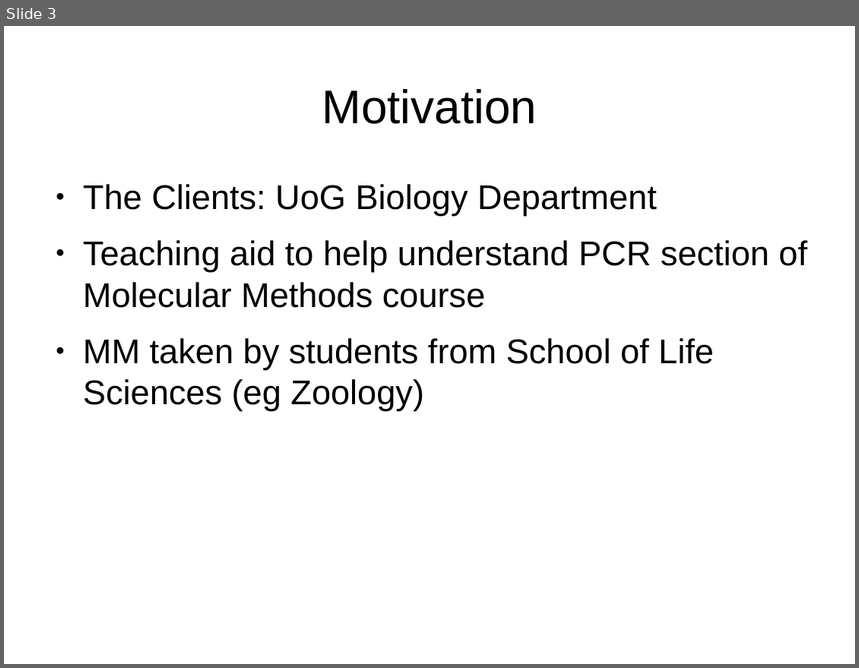
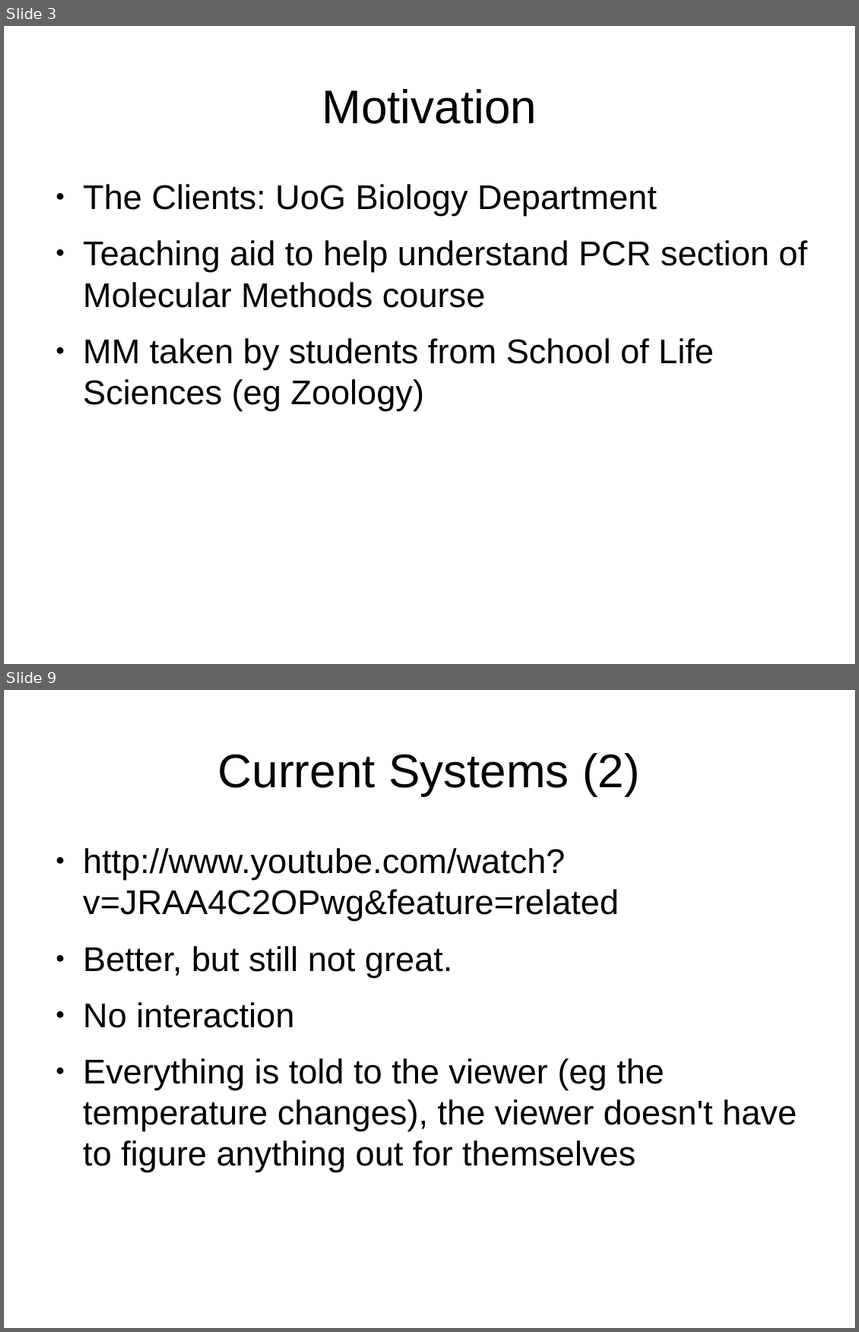
Before and after one commit to Dan-McElroy/Team-Project--Q, a slide deck: docs/progressPresentation/draft.odp. Shown one above the other, each under a label of ours: slide 3 before the commit, slides 3 and 9 after it; the slides between them are not shown. The pictures are 859x668 and 859x1332 pixels, drawn with LibreOffice and Linux fonts; fonts in the diff are those of the drawing. Boxes give left, top, right and bottom in pixels: in the first picture for what was removed or moved away, otherwise in the second. Text is boxed around its words. In the diff, an @@ line names an element or a change of style, - is before the commit and + after.

```diff
--- a/docs/progressPresentation/draft.odp
+++ b/docs/progressPresentation/draft.odp
@@ slide 9 added at [4, 690, 855, 1328], background #FFFFFF @@
@@ title added at [218, 753, 640, 796], 44 pt, text #000000 @@
+Current Systems (2)
@@ text added at [83, 848, 797, 1173], 32 pt, text #000000 @@
+● http://www.youtube.com/watch?v=JRAA4C2OPwg&feature=related
+● Better, but still not great.
+● No interaction
+● Everything is told to the viewer (eg the temperature changes), the viewer doesn't have to figure anything out for themselves
```
Also in this commit, not shown: 7 other slides added.
